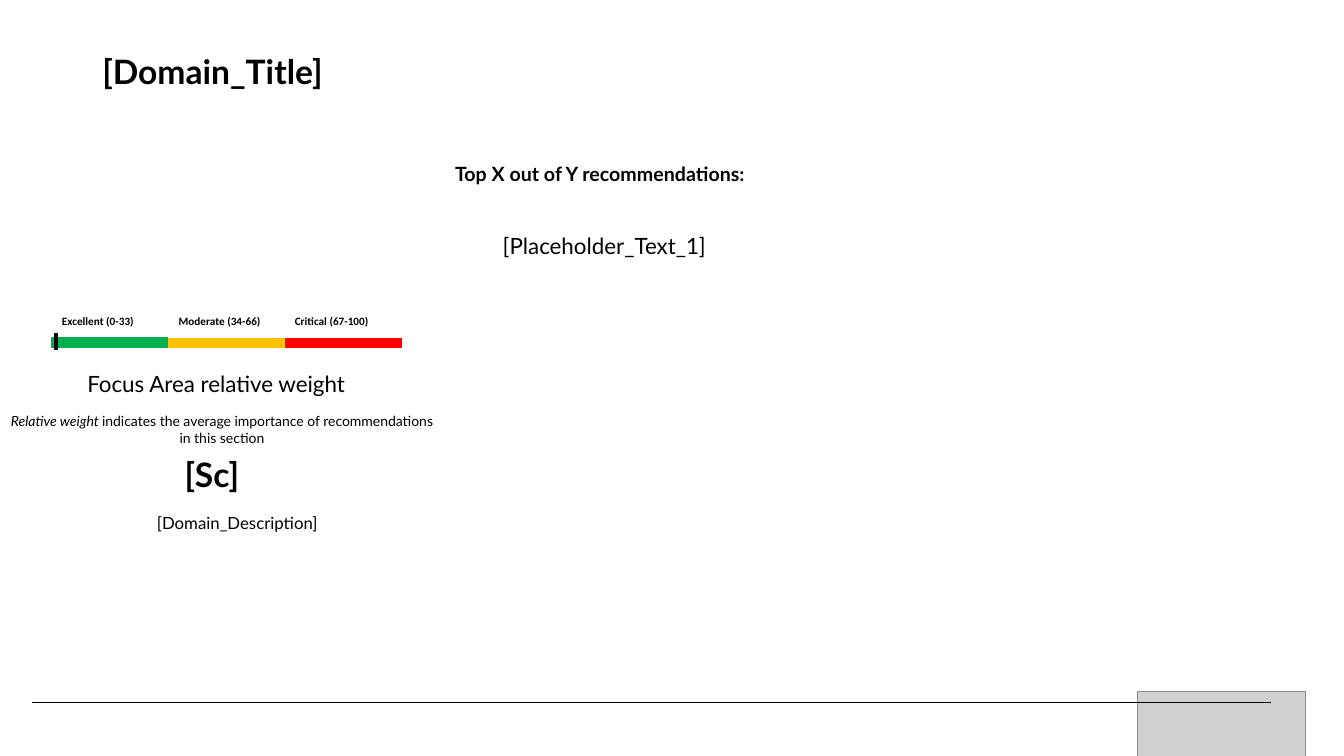
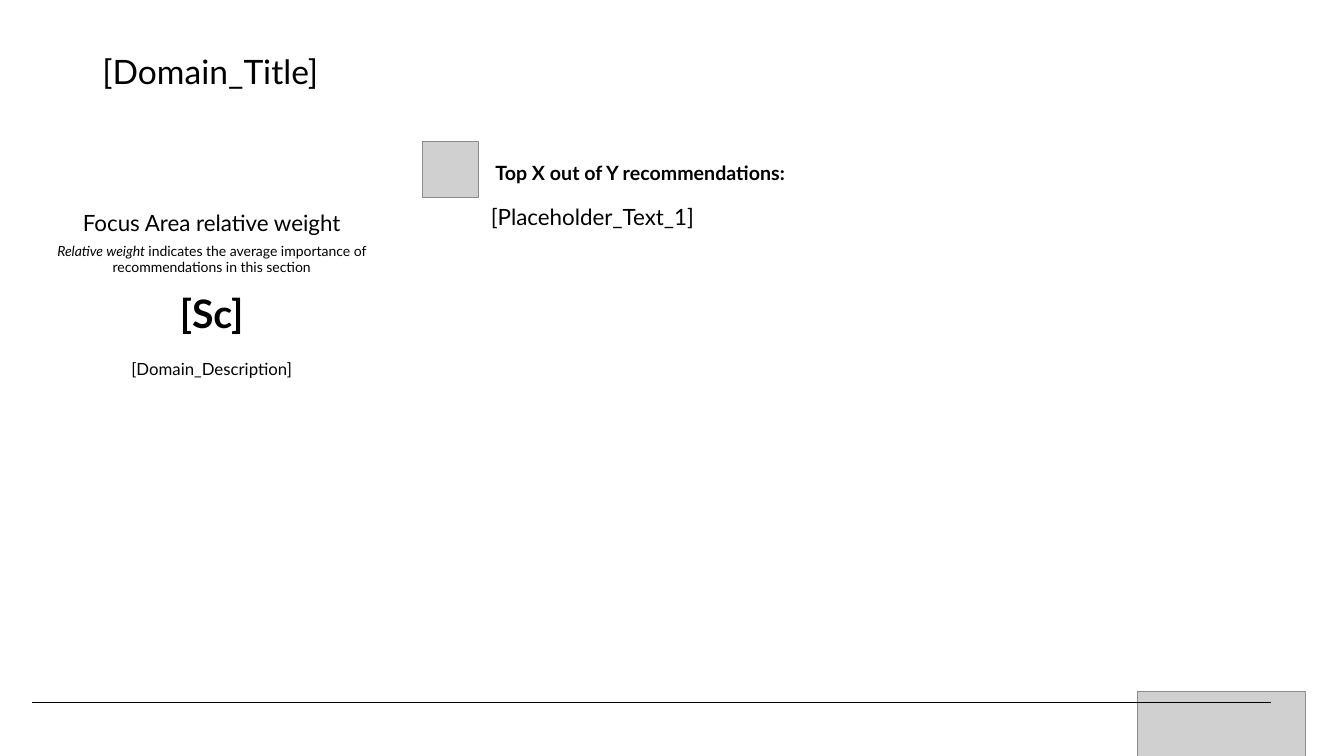
Before and after one commit to Azure/WellArchitected-Tools, a slide deck: slide 9 of WARP/devops/PnP_PowerPointReport_Template.pptx (slide 10 before the commit). Drawn at 1344x756 pixels with LibreOffice and Linux fonts; fonts in the diff are those of the drawing; grey boxes stand for pictures. Boxes give left, top, right and bottom in pixels: in the first picture for what was removed or moved away, otherwise in the second. Text is boxed around its words. In the diff, an @@ line names an element or a change of style, - is before the commit and + after.

```diff
--- a/WARP/devops/PnP_PowerPointReport_Template.pptx
+++ b/WARP/devops/PnP_PowerPointReport_Template.pptx
@@ text "[Domain_Title]" at (x1=102, y1=58, x2=318, y2=89): bold off @@
@@ picture added at (x1=422, y1=142, x2=479, y2=199) @@
@@ text "Top X out of Y ..." moved from (x1=455, y1=166, x2=744, y2=185) to (x1=495, y1=165, x2=785, y2=184) @@
@@ text "Focus Area relative weight" moved from (x1=87, y1=375, x2=344, y2=396) to (x1=83, y1=214, x2=340, y2=235) @@
@@ text "[Placeholder_Text_1]" moved from (x1=503, y1=237, x2=706, y2=258) to (x1=491, y1=208, x2=694, y2=229) @@
@@ text "Relative weight indicates the average ..." rewrapped from (x1=11, y1=415, x2=433, y2=443) to (x1=57, y1=245, x2=367, y2=272) @@
@@ text "[Sc]" moved from (x1=185, y1=461, x2=240, y2=493) to (x1=180, y1=297, x2=244, y2=334) @@
@@ text "[Sc]" at (x1=180, y1=297, x2=244, y2=334): size 24 to 28 pt @@
@@ table removed at (x1=51, y1=310, x2=400, y2=333), 1 rows, 3 columns @@
-Excellent (0-33) | Moderate (34-66) | Critical (67-100)
@@ text "[Domain_Description]" moved from (x1=157, y1=516, x2=318, y2=532) to (x1=131, y1=362, x2=292, y2=378) @@
@@ rectangle removed at (x1=51, y1=338, x2=167, y2=347) @@
@@ line removed from (56, 333) to (56, 351) @@
@@ rectangle removed at (x1=168, y1=339, x2=284, y2=348) @@
@@ rectangle removed at (x1=285, y1=339, x2=401, y2=348) @@
```
Also in this commit, not shown: 3 other slides changed, 10 slides added, 6 slides removed.
